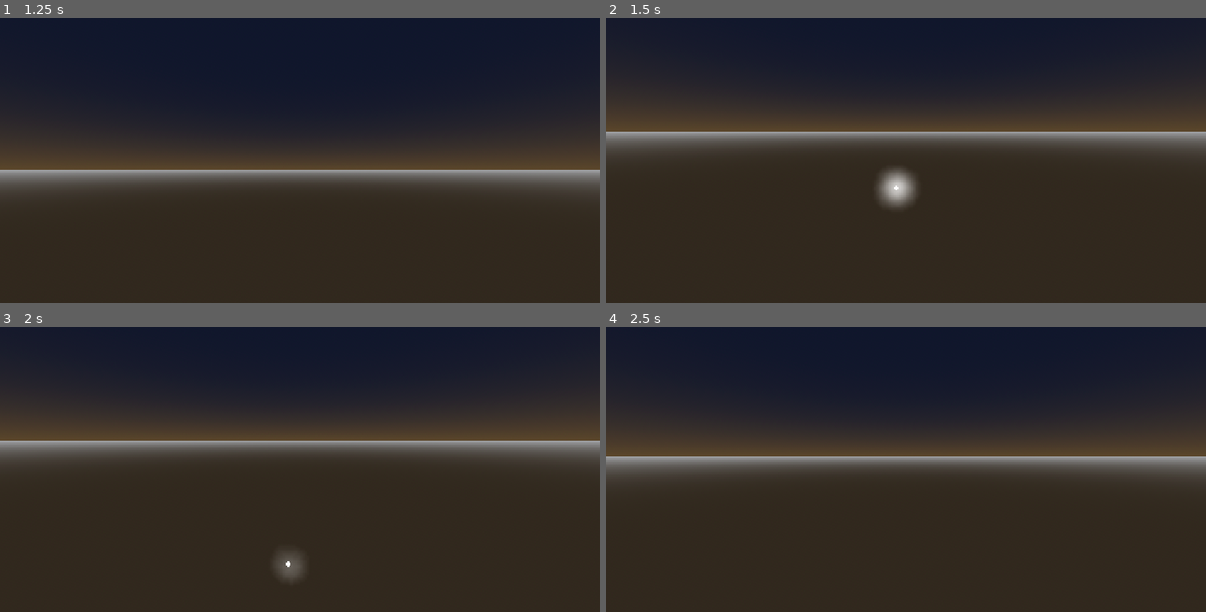
Above: before the commit, frames 1-4 (two rows, left to right).
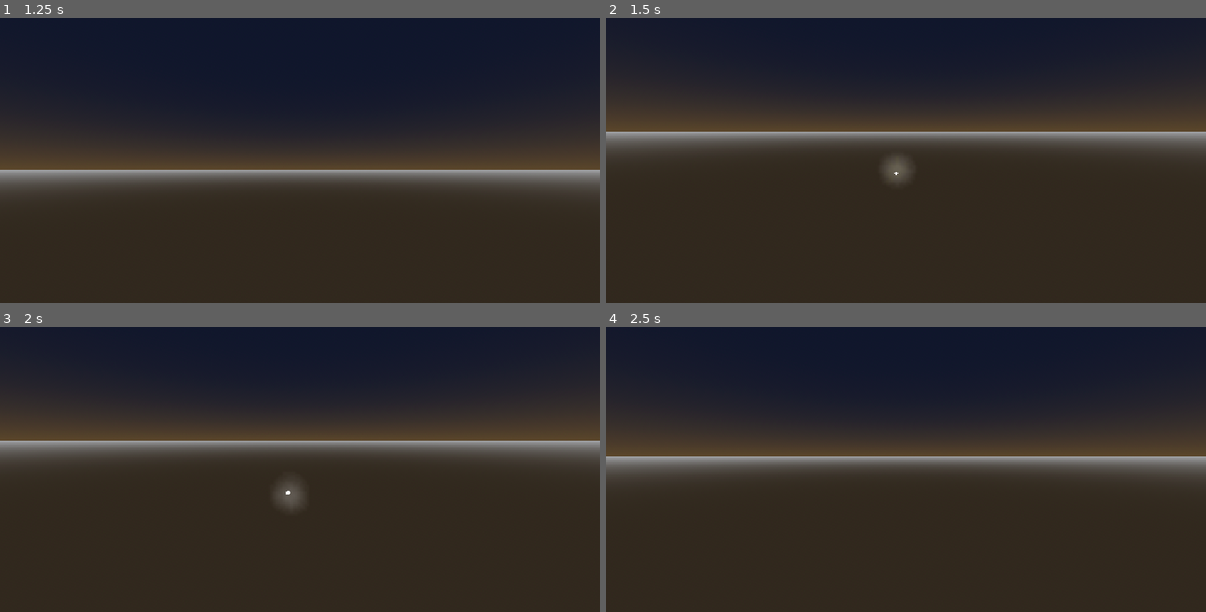
Above: after the commit, the same moments.

Repository: slewid/wc-nova
Game: Godot game, scene res://Scenes/World.tscn
Two runs of this game, one before a commit and one after it. Both use one fixed random seed, a clock stepped at 60 frames per second and the inputs below.
Inputs (mouse positions are in pixels of both pictures, inside the frame that each line leads up to):
- Up to frame 1 (1.25 s): tap Enter at 0.5 s; move the mouse to (432, 117) at 0.52 s; hold D (right) from 0.53 s (still down); hold Shift (boost) from 0.53 s (still down)
- Up to frame 2 (1.5 s): tap Space (up) at 1.25 s; move the mouse to (876, 134) at 1.27 s; release D (right) at 1.28 s; release Shift (boost) at 1.28 s; hold W (forward) from 1.28 s (still down); tap Shift (boost) at 1.35 s
- Up to frame 3 (2 s): keep holding W (forward)
- Up to frame 4 (2.5 s): keep holding W (forward); move the mouse to (918, 438) at 2.02 s; hold Shift (boost) from 2.03 s (still down)

Frame 1 is identical in both runs. In frame 2, 0.8% of the frame differs, in the area x 45-52%, y 48-67%; in frame 3, 0.6%; in frame 4, less than 0.1%.

Commit message:
cleaned player movement

Diff:
--- a/Scripts/player.gd
+++ b/Scripts/player.gd
@@ -4,34 +4,20 @@
 func _input(event):
 	if event is InputEventMouseMotion:
 		Input.mouse_mode = Input.MOUSE_MODE_CAPTURED
-		print(-event.relative.y)
+
 		$Camera3D.rotate_x(-event.relative.y * Globals.mouse_sensitivity)
 		rotate_y(-event.relative.x * Globals.mouse_sensitivity)
 		$Camera3D.rotation.x = clampf($Camera3D.rotation.x, -deg_to_rad(70), deg_to_rad(70))
-		rotation.z =0
-		$Camera3D.rotation.z = 0
 
 
 func _physics_process(delta):
-	velocity.y += -Globals.gravity * delta
-	var input = Input.get_vector("left", "right", "forward", "back")
-	var movement_dir = transform.basis * Vector3(input.x, 0, input.y)
-	if Input.is_action_pressed("boost"):
-		velocity.x = movement_dir.x * Globals.speed * Globals.sprint_mult
-		velocity.z = movement_dir.z * Globals.speed * Globals.sprint_mult
-		if Input.is_action_just_pressed("up"):
-			velocity.y = Globals.up_speed *Globals.sprint_mult
-		if Input.is_action_just_pressed("down"):
-			velocity.y = Globals.down_speed * Globals.sprint_mult
-	else:
-		velocity.x = movement_dir.x * Globals.speed
-		velocity.z = movement_dir.z * Globals.speed
-		if Input.is_action_pressed("up"):
-			velocity.y = Globals.up_speed
-		if Input.is_action_just_pressed("down"):
-			velocity.y = Globals.down_speed
+	var horizontal_input : Vector2 = Input.get_vector("left","right","forward","back")
+	var vertical_input : float = Input.get_axis("down","up")
+	var movement_dir = transform.basis * Vector3(horizontal_input.x, vertical_input, horizontal_input.y)
 
-
-
+	var speed = Globals.speed * (Globals.sprint_mult if Input.is_action_pressed("boost") else 1)
+	velocity.x = movement_dir.x * speed
+	velocity.y = movement_dir.y * speed
+	velocity.z = movement_dir.z * speed
 
 	move_and_slide()
